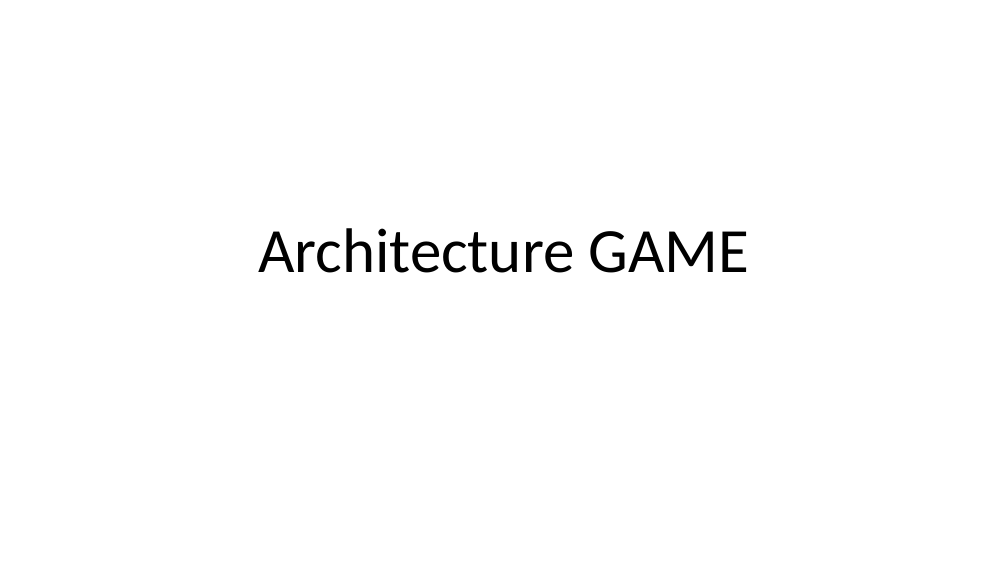
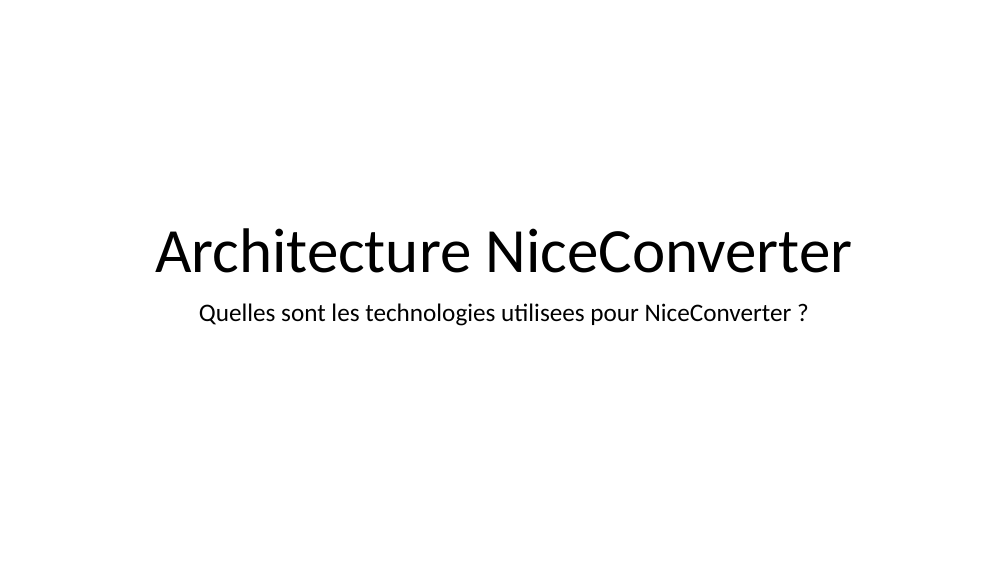
Before and after one commit to monpetit-trade/game, a slide deck: slide 1 of doc/ppt/Architecture.pptx. Drawn at 1008x567 pixels with LibreOffice and Linux fonts; fonts in the diff are those of the drawing. Boxes give left, top, right and bottom in pixels: in the first picture for what was removed or moved away, otherwise in the second. Text is boxed around its words. In the diff, an @@ line names an element or a change of style, - is before the commit and + after.

```diff
--- a/doc/ppt/Architecture.pptx
+++ b/doc/ppt/Architecture.pptx
@@ title at (x1=155, y1=228, x2=853, y2=273): text changed @@
-Architecture GAME
+Architecture NiceConverter
@@ subtitle added at (x1=199, y1=303, x2=792, y2=326), 24 pt, text #000000 @@
+Quelles sont les technologies utilisees pour NiceConverter ?
```
Also in this commit, not shown: 6 slides added, 6 slides removed, 16 other files.
